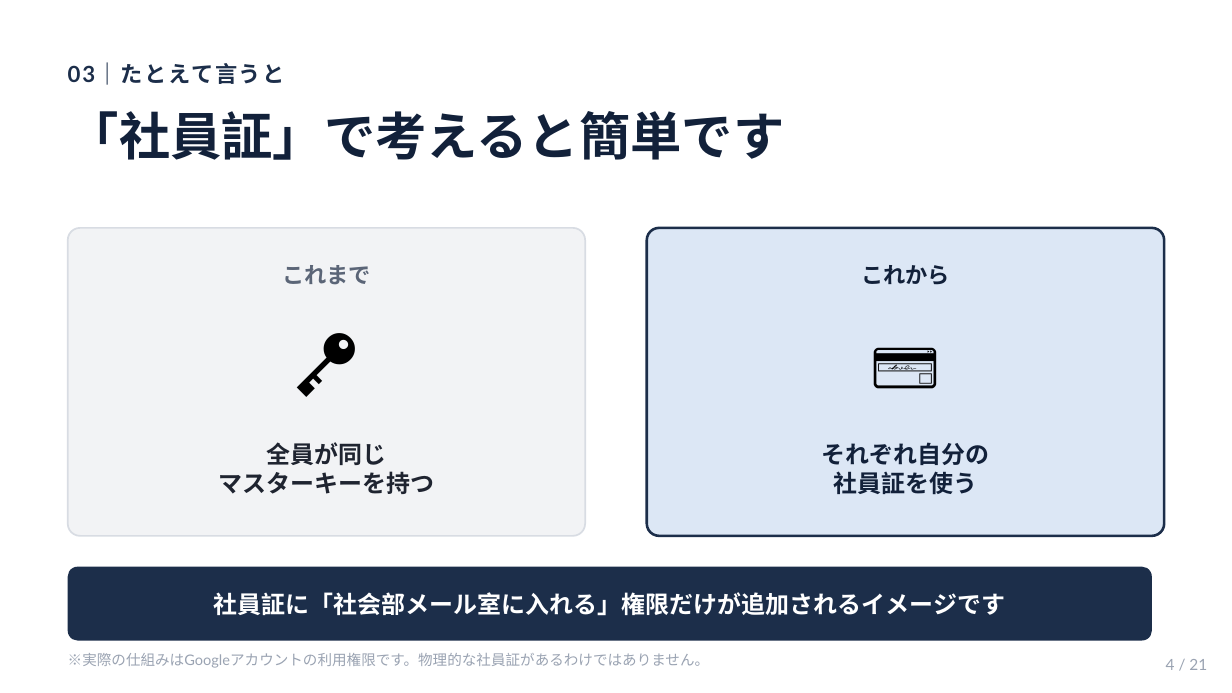
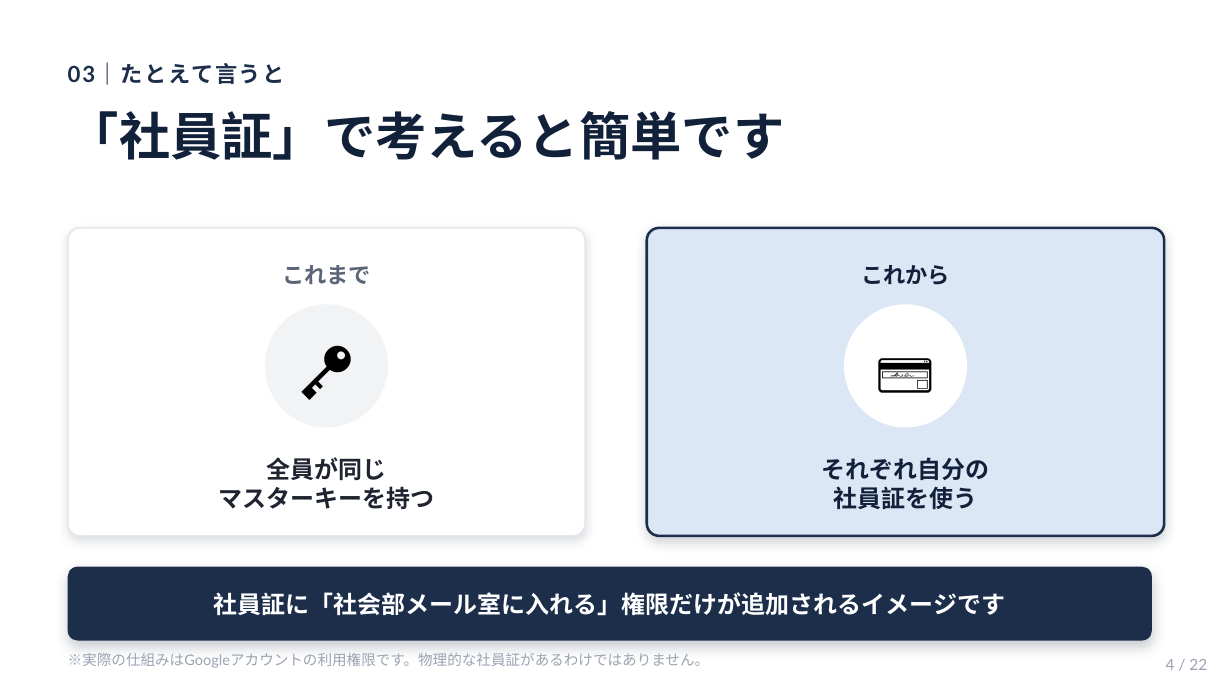
Before and after one commit to hiro-gif0/takubo, a slide deck: slide 4 of gmail-delegation-slides/gmail-delegation-explainer.pptx. Drawn at 1232x693 pixels with LibreOffice and Linux fonts; fonts in the diff are those of the drawing. Boxes give left, top, right and bottom in pixels: in the first picture for what was removed or moved away, otherwise in the second. Text is boxed around its words. In the diff, an @@ line names an element or a change of style, - is before the commit and + after.

```diff
--- a/gmail-delegation-slides/gmail-delegation-explainer.pptx
+++ b/gmail-delegation-slides/gmail-delegation-explainer.pptx
@@ rounded rectangle at <box>68,228,585,536</box>: fill #F2F3F5 to #FFFFFF; outline #D8DCE3 1 pt to #E4E7EC 1 pt; shadow on @@
@@ rounded rectangle at <box>647,228,1164,536</box>: shadow on @@
@@ text "🔑": place and size @@
-text "🔑" at <box>68,302,585,413</box>
+text "🔑" at <box>265,304,388,428</box>
@@ text "🔑" at <box>265,304,388,428</box>: size 40 to 34 pt @@
@@ ellipse added at <box>265,304,388,428</box>, fill #F2F3F5 @@
@@ text "💳" at <box>844,304,967,428</box>: size 40 to 34 pt @@
@@ text "💳": place and size @@
-text "💳" at <box>647,302,1164,413</box>
+text "💳" at <box>844,304,967,428</box>
@@ ellipse added at <box>844,304,967,428</box>, fill #FFFFFF @@
@@ text "全員が同じ": place and size @@
-text "全員が同じ" at <box>218,442,434,494</box>
+text "全員が同じ" at <box>218,457,434,509</box>
@@ text "それぞれ自分の": place and size @@
-text "それぞれ自分の" at <box>821,442,989,495</box>
+text "それぞれ自分の" at <box>821,457,989,510</box>
@@ rounded rectangle at <box>68,567,1152,641</box>: shadow on @@
@@ text at <box>1166,659,1207,670</box>: text changed @@
-4 / 21
+4 / 22
```
Also in this commit, not shown: 19 other slides changed, 2 slides added, 1 slide removed, 29 other files.
